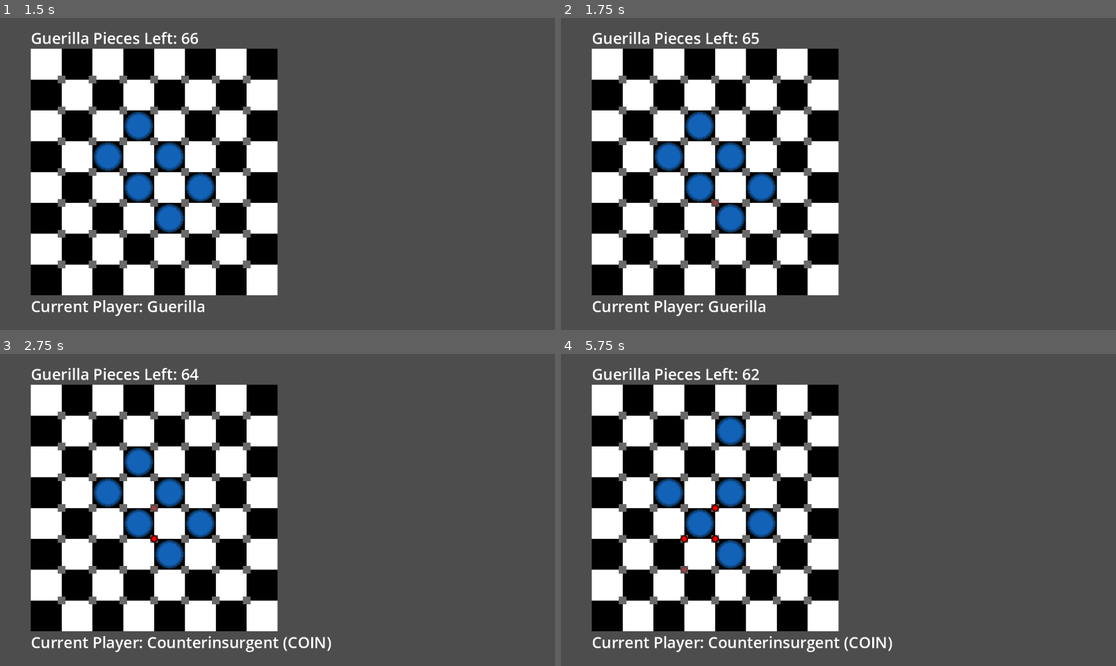
Above: before the commit, frames 1-4 (two rows, left to right).
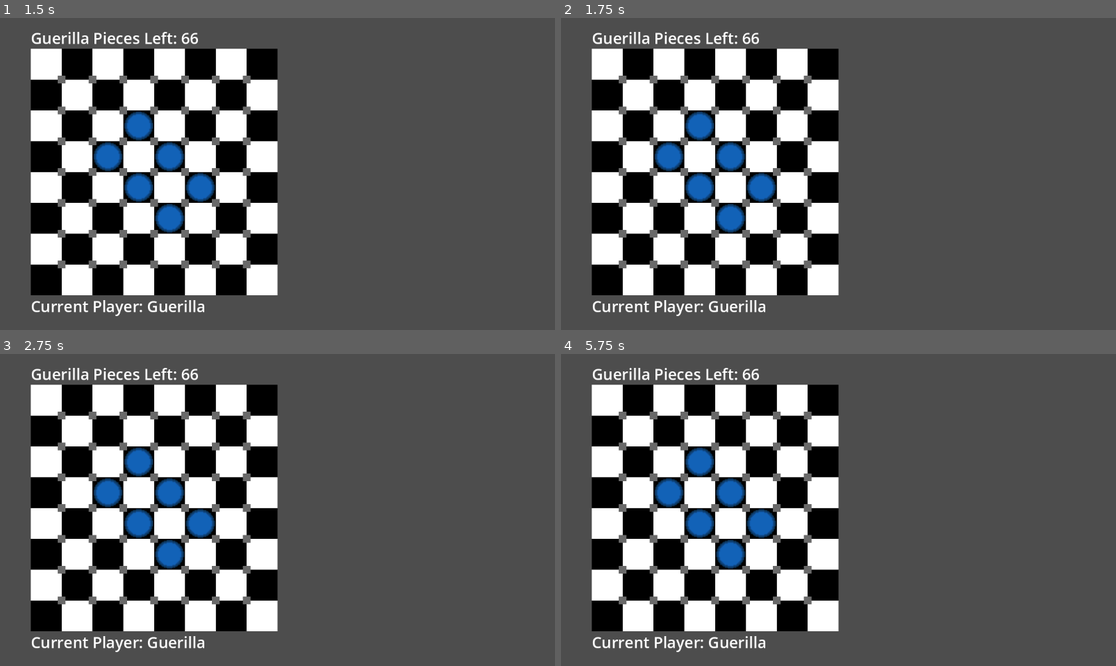
Above: after the commit, the same moments.

Repository: TikhonMcGill/guerilla-checkers
Game: Godot game, scene res://assets/scenes/main_menu/main_menu.tscn
Two runs of this game, one before a commit and one after it. Both use one fixed random seed, a clock stepped at 60 frames per second and the inputs below.
Inputs (mouse positions are in pixels of both pictures, inside the frame that each line leads up to):
- Up to frame 1 (1.5 s): click "Play" at 0.5 s; tap Enter at 1.25 s; move the mouse to (399, 158) at 1.27 s
- Up to frame 2 (1.75 s): no input
- Up to frame 3 (2.75 s): tap Space at 2 s; move the mouse to (166, 525) at 2.02 s
- Up to frame 4 (5.75 s): move the mouse to (894, 441) at 2.77 s; tap Enter at 3.5 s; move the mouse to (810, 572) at 3.52 s; move the mouse to (1005, 556) at 4.27 s; tap Space at 5 s; move the mouse to (672, 463) at 5.02 s

Frame 1 is identical in both runs. In frame 2, less than 0.1% of the frame differs, in the area x 27-36%, y 4-61%; in frame 3, 0.7%; in frame 4, 1.5%, in the area x 21-60%, y 4-96%.

Commit message:
Remove random Move-taking Code

Diff:
--- a/assets/scenes/game_scene/game_scene.gd
+++ b/assets/scenes/game_scene/game_scene.gd
@@ -31,15 +31,6 @@
 	game_board.update_guerilla_piece_left_label(game_state.guerilla_pieces_left)
 	game_board.show_current_player(game_state.get_current_player())
 
-func _on_game_test_timer_timeout():
-	var moves := game_state.get_possible_moves()
-
-	if len(moves) == 0:
-		return
-
-	var move : Move = moves.pick_random()
-	game_state.take_move(move)
-
 func _on_game_state_game_over(winner : GameState.PLAYER):
 	if winner == GameState.PLAYER.GUERILLA:
 		print("Guerilla Victorious!")
--- a/assets/scenes/game_scene/game_scene.tscn
+++ b/assets/scenes/game_scene/game_scene.tscn
@@ -12,12 +12,8 @@
 dialog_text = "Are you sure you want to return to the Main Menu?"
 cancel_button_text = "No"
 
-[node name="GameTestTimer" type="Timer" parent="."]
-autostart = true
-
 [node name="GameBoard" parent="." instance=ExtResource("2_s2l1n")]
 position = Vector2(64, 64)
 tile_size = 64
 
 [connection signal="confirmed" from="QuitConfirmationDialog" to="." method="_on_quit_confirmation_dialog_confirmed"]
-[connection signal="timeout" from="GameTestTimer" to="." method="_on_game_test_timer_timeout"]
Not shown, changed: Plans.txt
